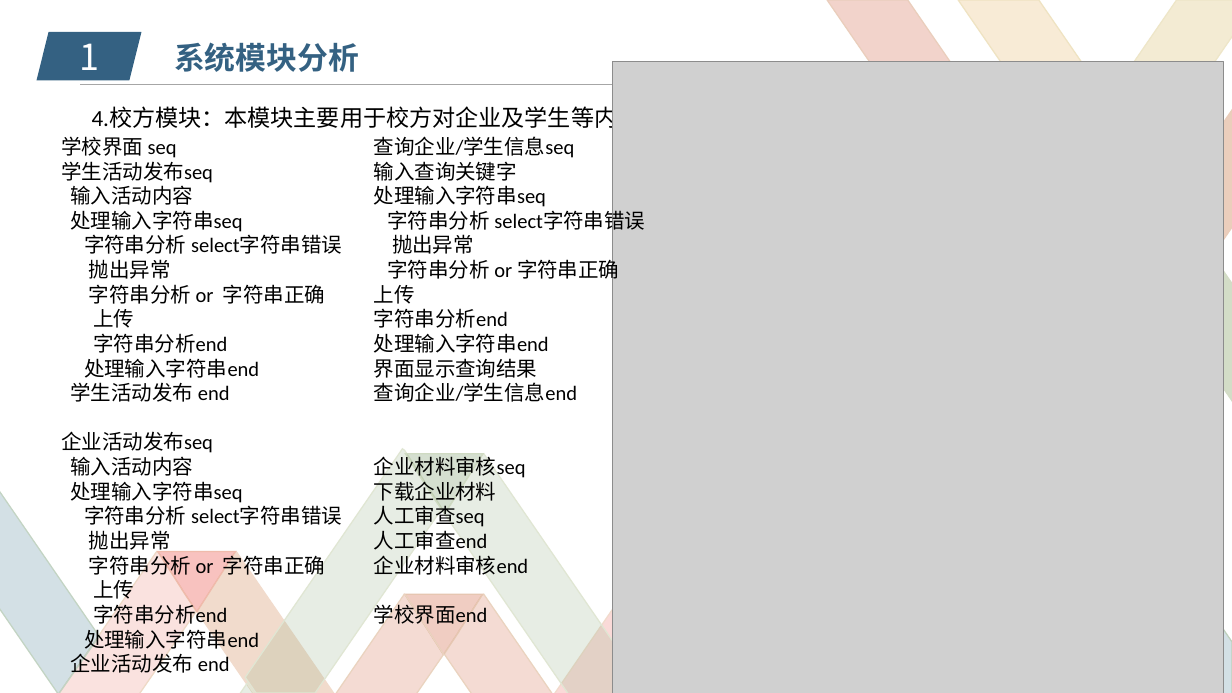
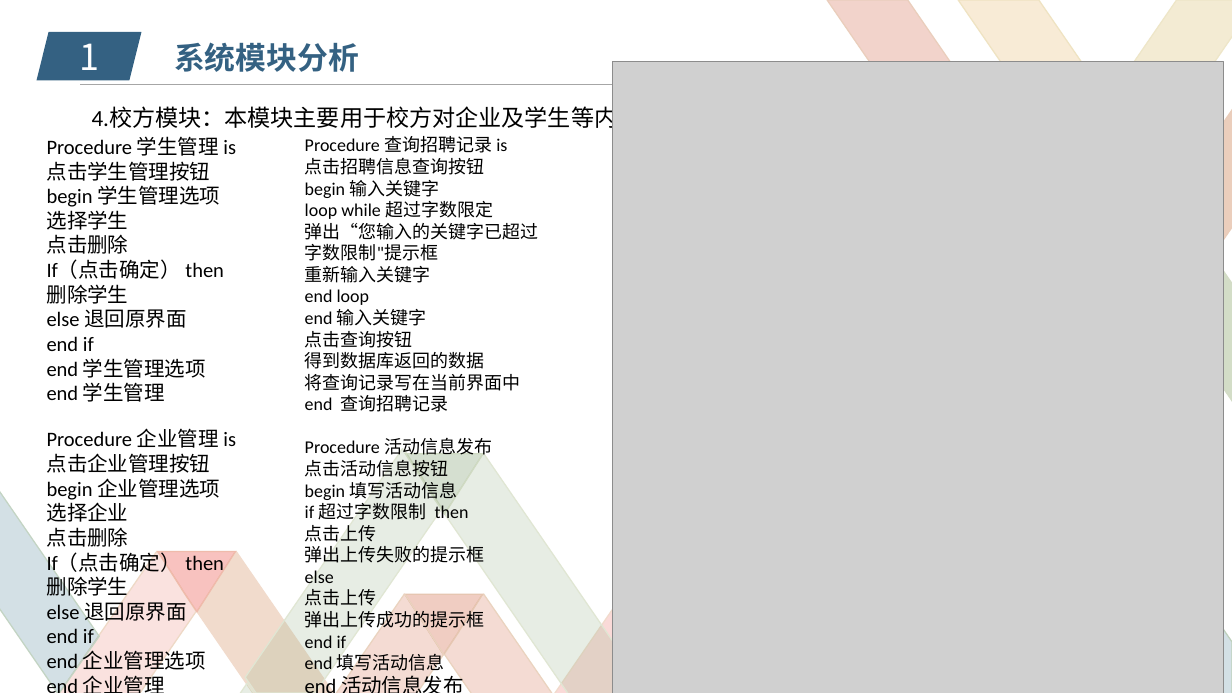
Before and after one commit to zucccxy/project, a slide deck: slide 8 of 项目设计展示ppt.pptx. Drawn at 1232x693 pixels with LibreOffice and Linux fonts; fonts in the diff are those of the drawing; grey boxes stand for pictures; background and template pictures are left out. Boxes give left, top, right and bottom in pixels: in the first picture for what was removed or moved away, otherwise in the second. Text is boxed around its words. In the diff, an @@ line names an element or a change of style, - is before the commit and + after.

```diff
--- a/项目设计展示ppt.pptx
+++ b/项目设计展示ppt.pptx
@@ text added at [47,136,236,670], 16 pt, text #000000 @@
+Procedure 学生管理 is
+点击学生管理按钮
+begin 学生管理选项
+选择学生
+点击删除
+If（点击确定） then
+删除学生
+else 退回原界面
+end if
+end 学生管理选项
+end 学生管理
+Procedure 企业管理 is
+点击企业管理按钮
+begin 企业管理选项
+选择企业
+点击删除
+If（点击确定） then
+删除学生
+else 退回原界面
+end if
+end 企业管理选项
+end 企业管理
@@ text removed at [61,136,342,677] @@
-学校界面 seq
-学生活动发布seq
-输入活动内容
-处理输入字符串seq
-字符串分析 select字符串错误
-抛出异常
-字符串分析 or 字符串正确
-上传
-字符串分析end
-处理输入字符串end
-学生活动发布 end
-企业活动发布seq
-输入活动内容
-处理输入字符串seq
-字符串分析 select字符串错误
-抛出异常
-字符串分析 or 字符串正确
-上传
-字符串分析end
-处理输入字符串end
-企业活动发布 end
@@ text added at [305,136,539,675], 14 pt, text #000000 @@
+Procedure 查询招聘记录 is
+点击招聘信息查询按钮
+begin 输入关键字
+loop while 超过字数限定
+弹出“您输入的关键字已超过字数限制"提示框
+重新输入关键字
+end loop
+end 输入关键字
+点击查询按钮
+得到数据库返回的数据
+将查询记录写在当前界面中
+end 查询招聘记录
+Procedure 活动信息发布
+点击活动信息按钮
+begin 填写活动信息
+if 超过字数限制 then
+点击上传
+弹出上传失败的提示框
+else
+点击上传
+弹出上传成功的提示框
+end if
+end 填写活动信息
+end 活动信息发布
@@ text removed at [374,136,645,628] @@
-查询企业/学生信息seq
-输入查询关键字
-处理输入字符串seq
-字符串分析 select字符串错误
-抛出异常
-字符串分析 or 字符串正确
-上传
-字符串分析end
-处理输入字符串end
-界面显示查询结果
-查询企业/学生信息end
-企业材料审核seq
-下载企业材料
-人工审查seq
-人工审查end
-企业材料审核end
-学校界面end
```
Also in this commit, not shown: 3 other slides changed, 1 slide removed, 3 other files.
